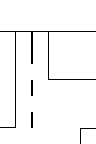
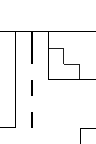
Layer changes from the first 96 x 144 image to the second:
painted on "Mask" over [49, 48, 80, 79]
painted on "Ritual Roasters" over [49, 48, 80, 79]
